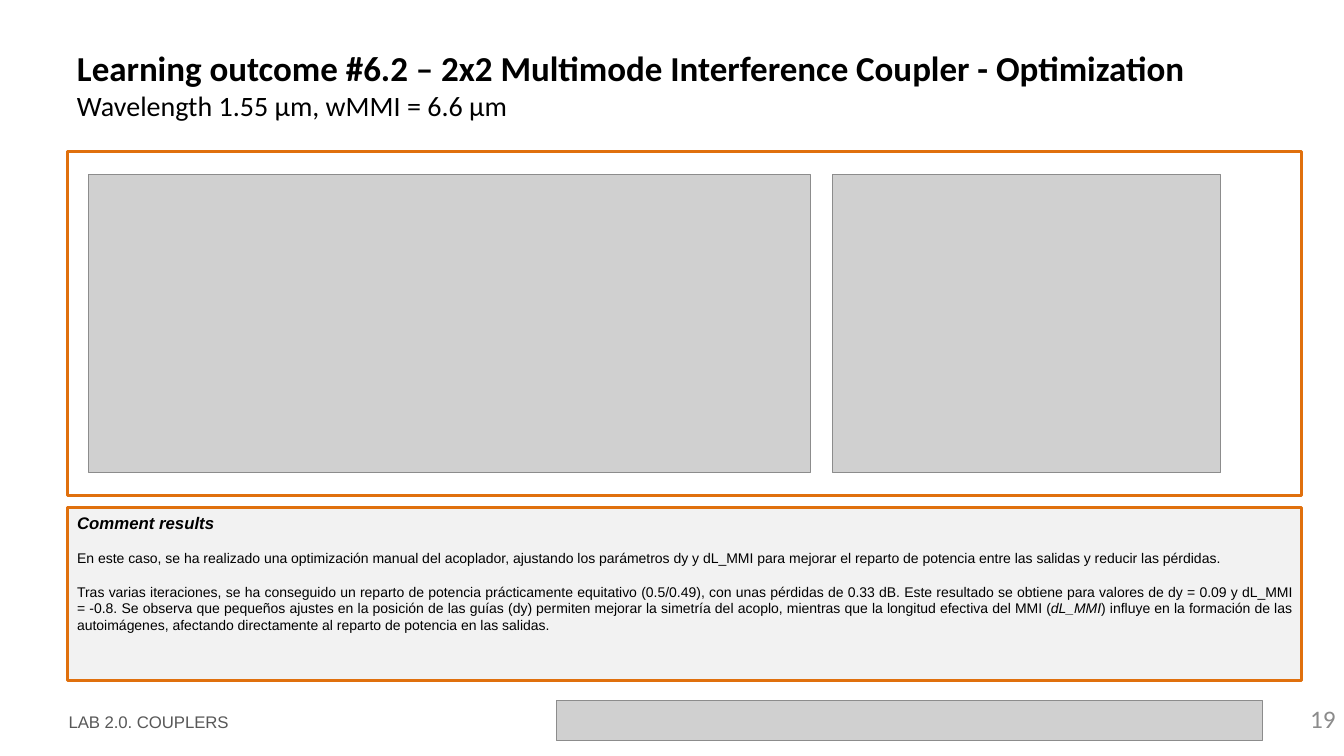
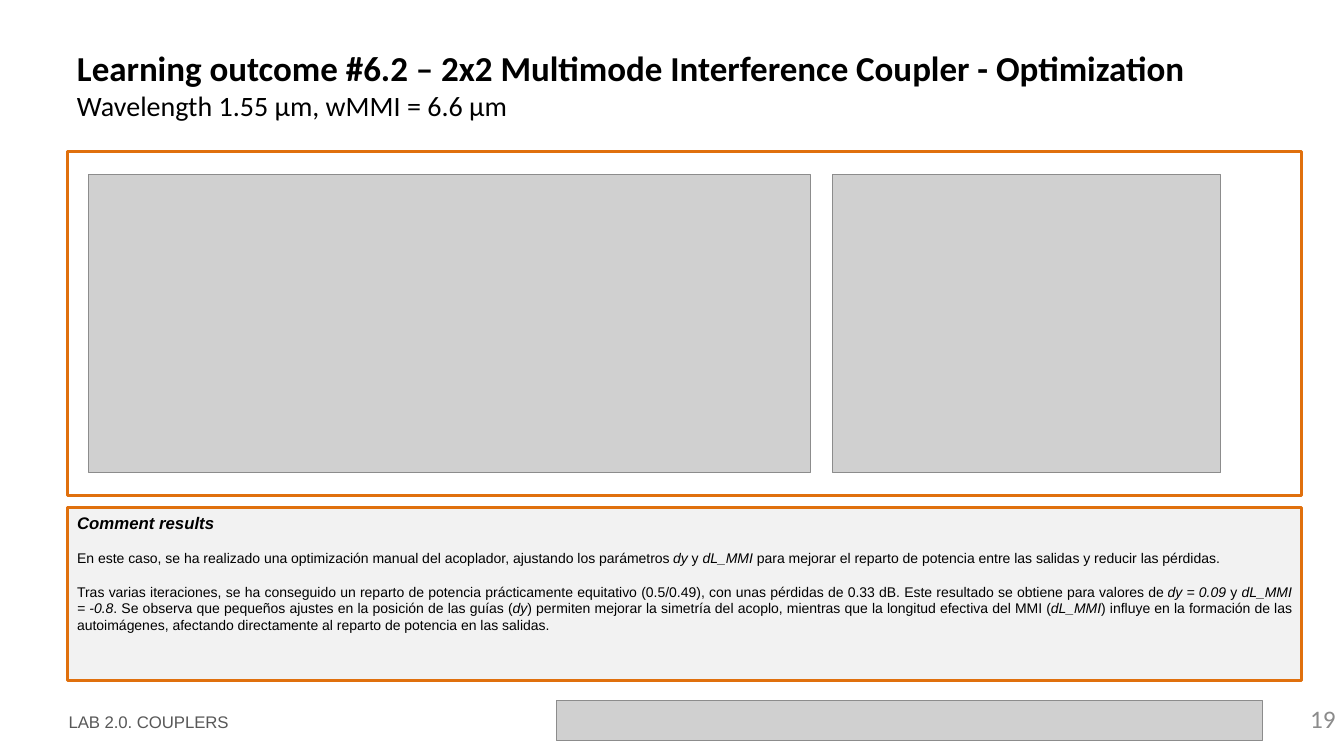
Before and after one commit to ltorjua/cifoin-lab2, a slide deck: slide 19 of LabBook_20.pptx. Drawn at 1344x756 pixels with LibreOffice and Linux fonts; fonts in the diff are those of the drawing; grey boxes stand for pictures; background and template pictures are left out. Boxes give left, top, right and bottom in pixels: in the first picture for what was removed or moved away, otherwise in the second. Text is boxed around its words. In the diff, an @@ line names an element or a change of style, - is before the commit and + after.

```diff
--- a/LabBook_20.pptx
+++ b/LabBook_20.pptx
@@ text in rectangle at box(77, 552, 1292, 633): italic on in "dy dL_MMI", "dy = 0.09 dL_MMI = -0.8. (dy)" @@
```
Also in this commit, not shown: 2 other slides changed, 1 slide added, 1 other file.
